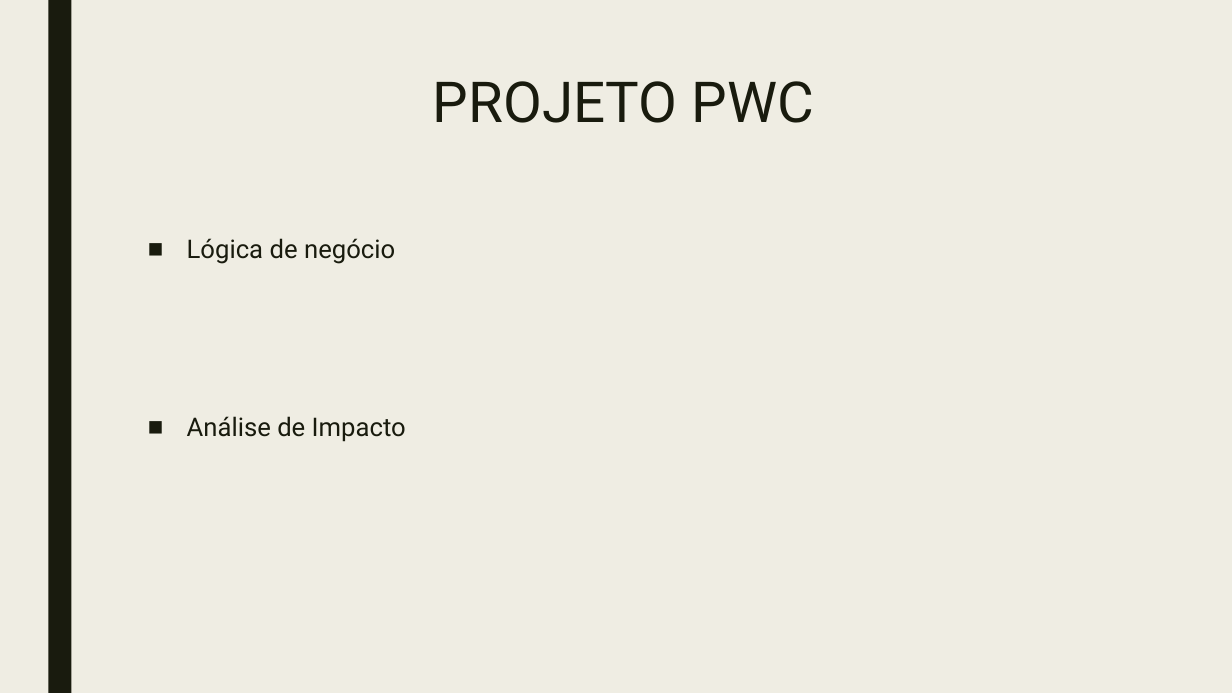
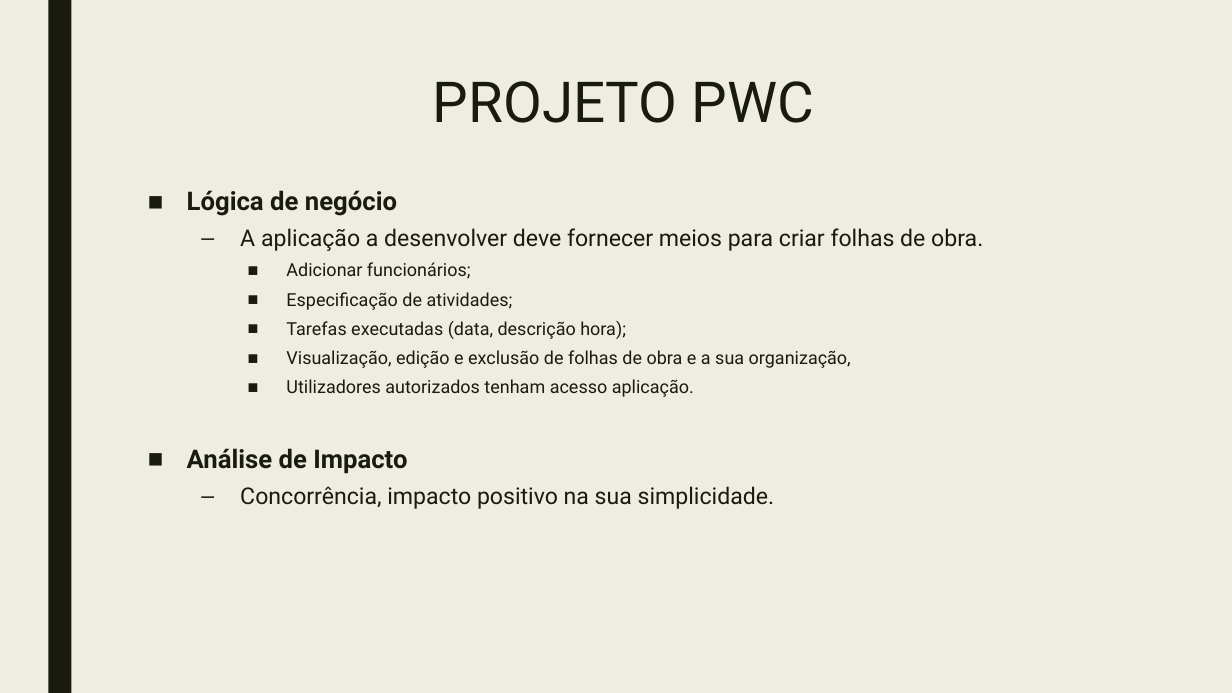
Before and after one commit to doomiinguees/PSI_PWS_PLC, a slide deck: slide 6 of doc/Metodologias de Desenvolvimento de Software.pptx. Drawn at 1232x693 pixels with LibreOffice and Linux fonts; fonts in the diff are those of the drawing. Boxes give left, top, right and bottom in pixels: in the first picture for what was removed or moved away, otherwise in the second. Text is boxed around its words. In the diff, an @@ line names an element or a change of style, - is before the commit and + after.

```diff
--- a/doc/Metodologias de Desenvolvimento de Software.pptx
+++ b/doc/Metodologias de Desenvolvimento de Software.pptx
@@ text "Lógica de negócio": place and size @@
-text "Lógica de negócio" at <box>187,238,406,442</box>
+text "Lógica de negócio" at <box>187,190,983,509</box>
@@ text at <box>187,190,407,474</box>: bold on in "Lógica de negócio", "Análise de Impacto" @@
@@ text at <box>240,228,983,397</box>: paragraphs added @@
+  – A aplicação a desenvolver deve fornecer meios para criar folhas de obra.
+    ■ Adicionar funcionários;
+    ■ Especificação de atividades;
+    ■ Tarefas executadas (data, descrição hora);
+    ■ Visualização, edição e exclusão de folhas de obra e a sua organização,
+    ■ Utilizadores autorizados tenham acesso aplicação.
@@ text at <box>240,486,775,509</box>: paragraph added @@
+  – Concorrência, impacto positivo na sua simplicidade.
```
Also in this commit, not shown: 6 other slides changed.
